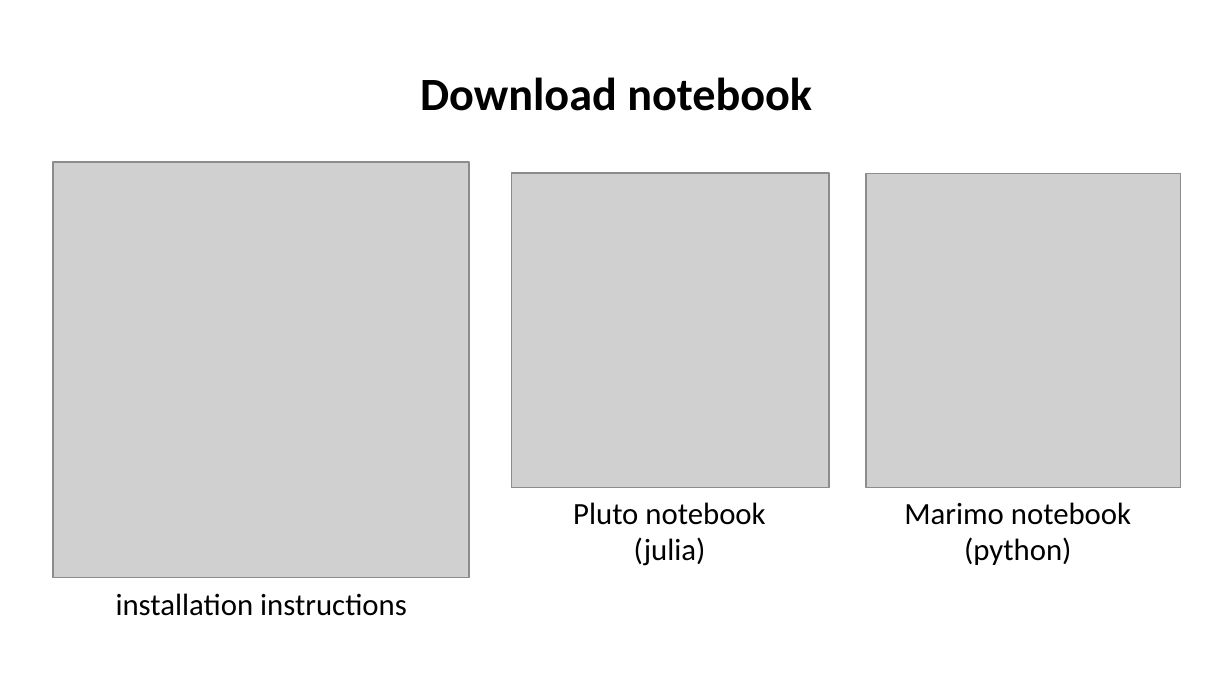
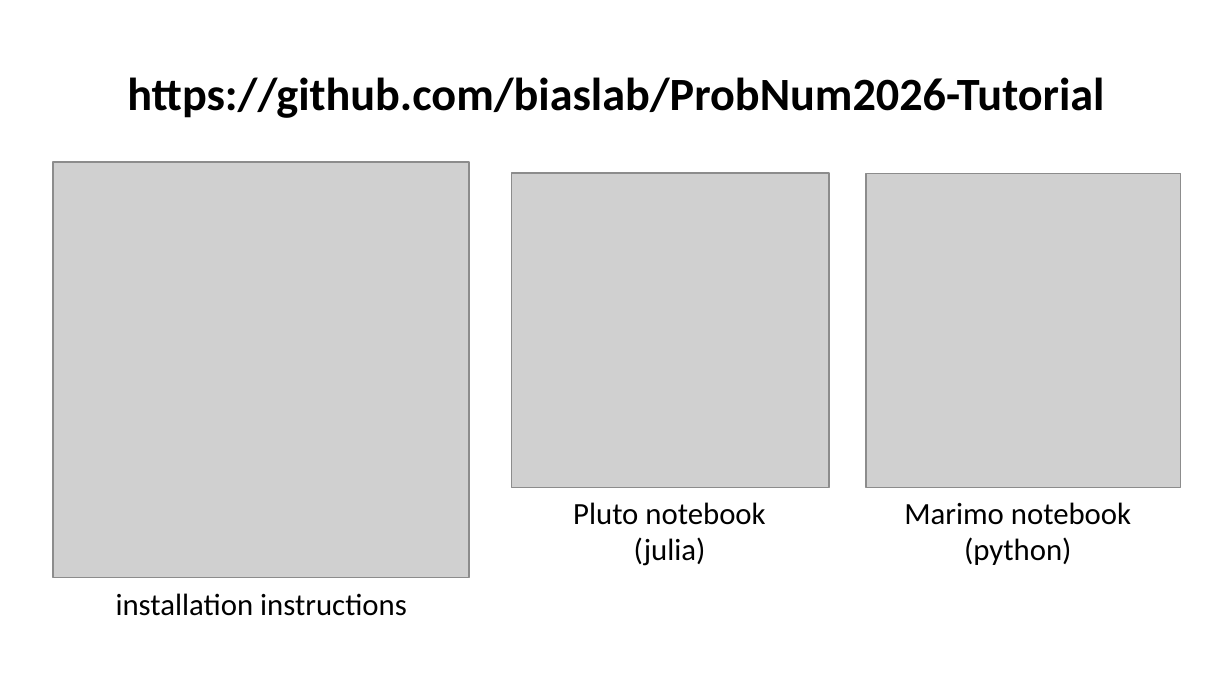
Before and after one commit to biaslab/ProbNum2026-Tutorial, a slide deck: slide 2 of slides/BIASlab-ProbNum2026.pptx. Drawn at 1232x693 pixels with LibreOffice and Linux fonts; fonts in the diff are those of the drawing; grey boxes stand for pictures; background and template pictures are left out. Boxes give left, top, right and bottom in pixels: in the first picture for what was removed or moved away, otherwise in the second. Text is boxed around its words. In the diff, an @@ line names an element or a change of style, - is before the commit and + after.

Commit message:
Last minute changes to slides, and Pluto notebook

```diff
--- a/slides/BIASlab-ProbNum2026.pptx
+++ b/slides/BIASlab-ProbNum2026.pptx
@@ title at bbox=[127, 77, 1104, 118]: text changed @@
-Download notebook
+https://github.com/biaslab/ProbNum2026-Tutorial
```
Also in this commit, not shown: 3 other slides changed, 3 slides added, 1 slide removed, 6 other files.
